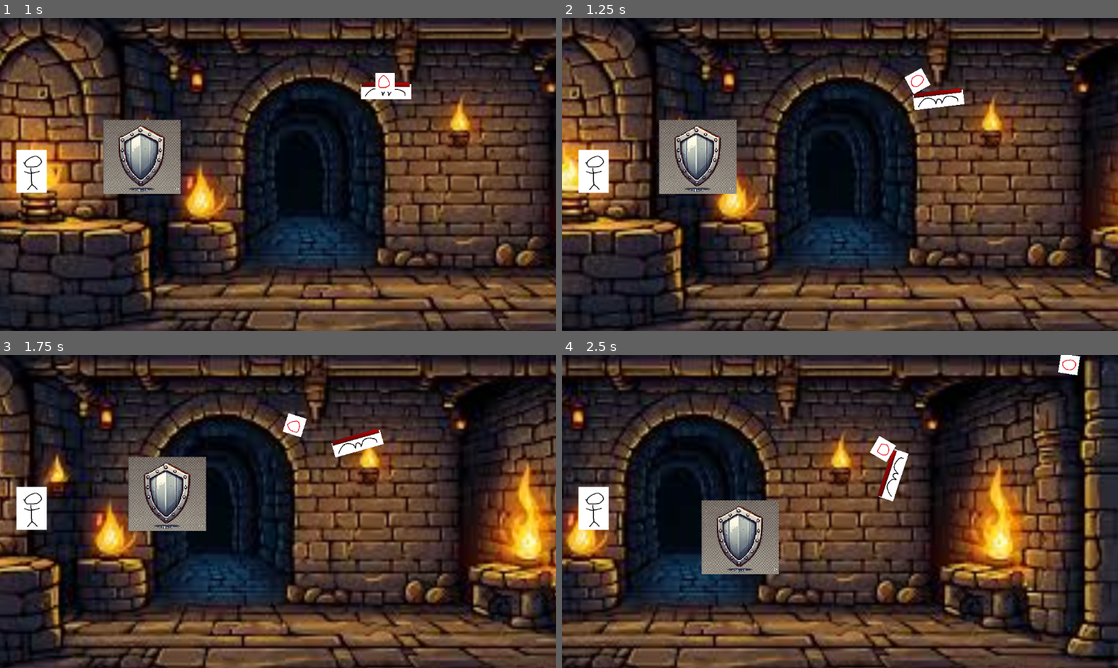
Above: before the commit, frames 1-4 (two rows, left to right).
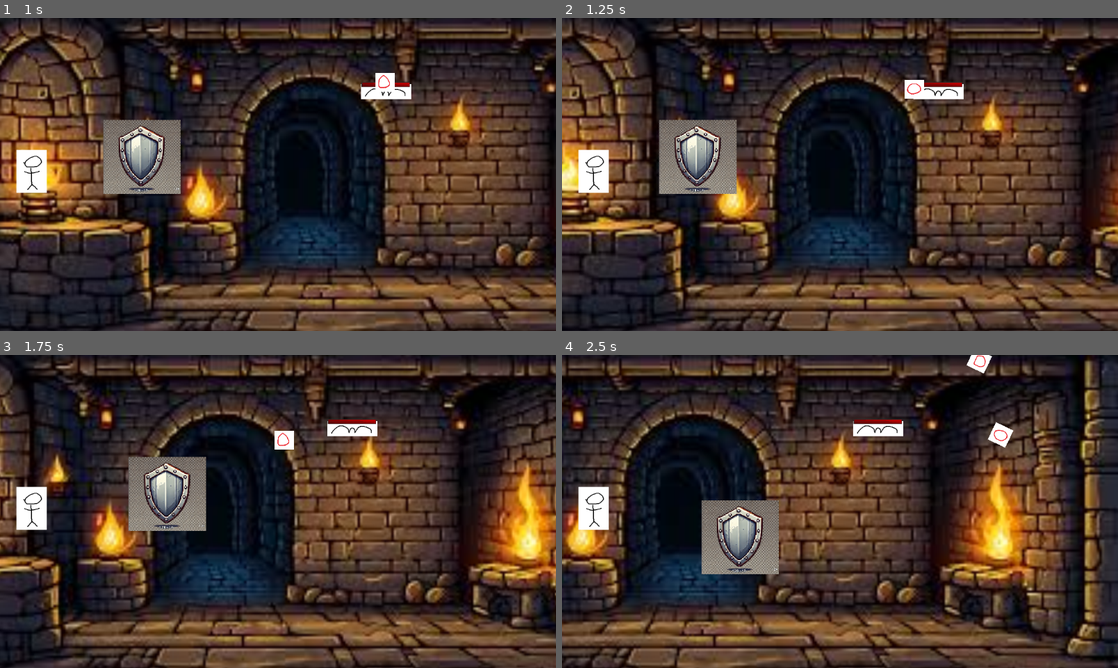
Above: after the commit, the same moments.

Repository: Cookie-Tin-Studios/Heroes-Shield
Game: Godot game, scene res://scenes/menu/main_menu.tscn
Two runs of this game, one before a commit and one after it. Both use one fixed random seed, a clock stepped at 60 frames per second and the inputs below.
Inputs (mouse positions are in pixels of both pictures, inside the frame that each line leads up to):
- Up to frame 1 (1 s): click "New Game" at 0.5 s
- Up to frame 2 (1.25 s): no input
- Up to frame 3 (1.75 s): move the mouse to (400, 495) at 1.27 s; hold Right (ui_right) from 1.28 s (still down); click (400, 495) at 1.35 s
- Up to frame 4 (2.5 s): move the mouse to (728, 527) at 2.02 s; release Right (ui_right) at 2.03 s; hold Down (ui_down) from 2.03 s (still down); click (728, 527) at 2.1 s

Frame 1 is identical in both runs. In frame 2, 0.8% of the frame differs, in the area x 61-73%, y 16-30%; in frame 3, 1.3%; in frame 4, 1.8%, in the area x 52-94%, y 0-47%.

Commit message:
moved collision_layer

Diff:
--- a/scenes/mob_bat.tscn
+++ b/scenes/mob_bat.tscn
@@ -25,6 +25,8 @@
 
 [node name="Mob_bat" instance=ExtResource("1_dlxn0")]
 position = Vector2(-1, -37)
+collision_layer = 4
+collision_mask = 4
 script = ExtResource("1_5ymdd")
 projectile_scene = ExtResource("2_3rjrx")
 shooting_speed = 500.0
